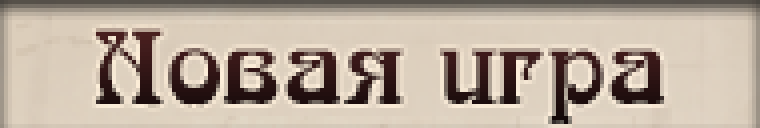
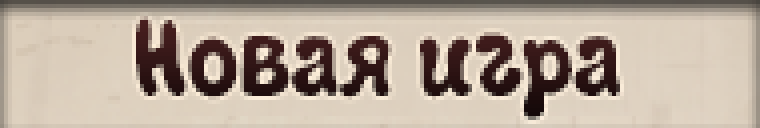
Layered file, before and after one edit (760×128). Changes by layer:
painted on "Новая игра" over [92,16,668,124]
